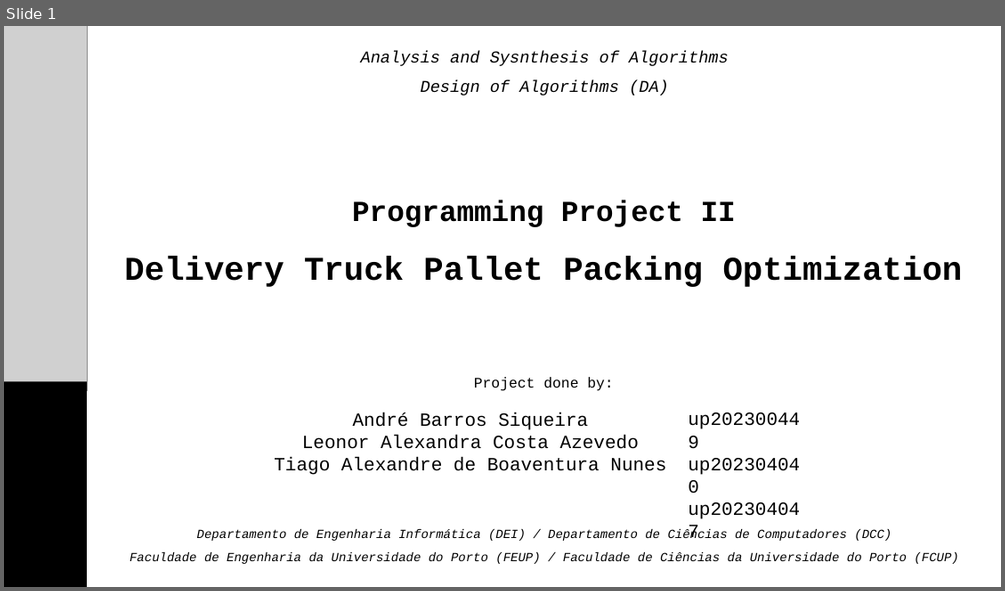
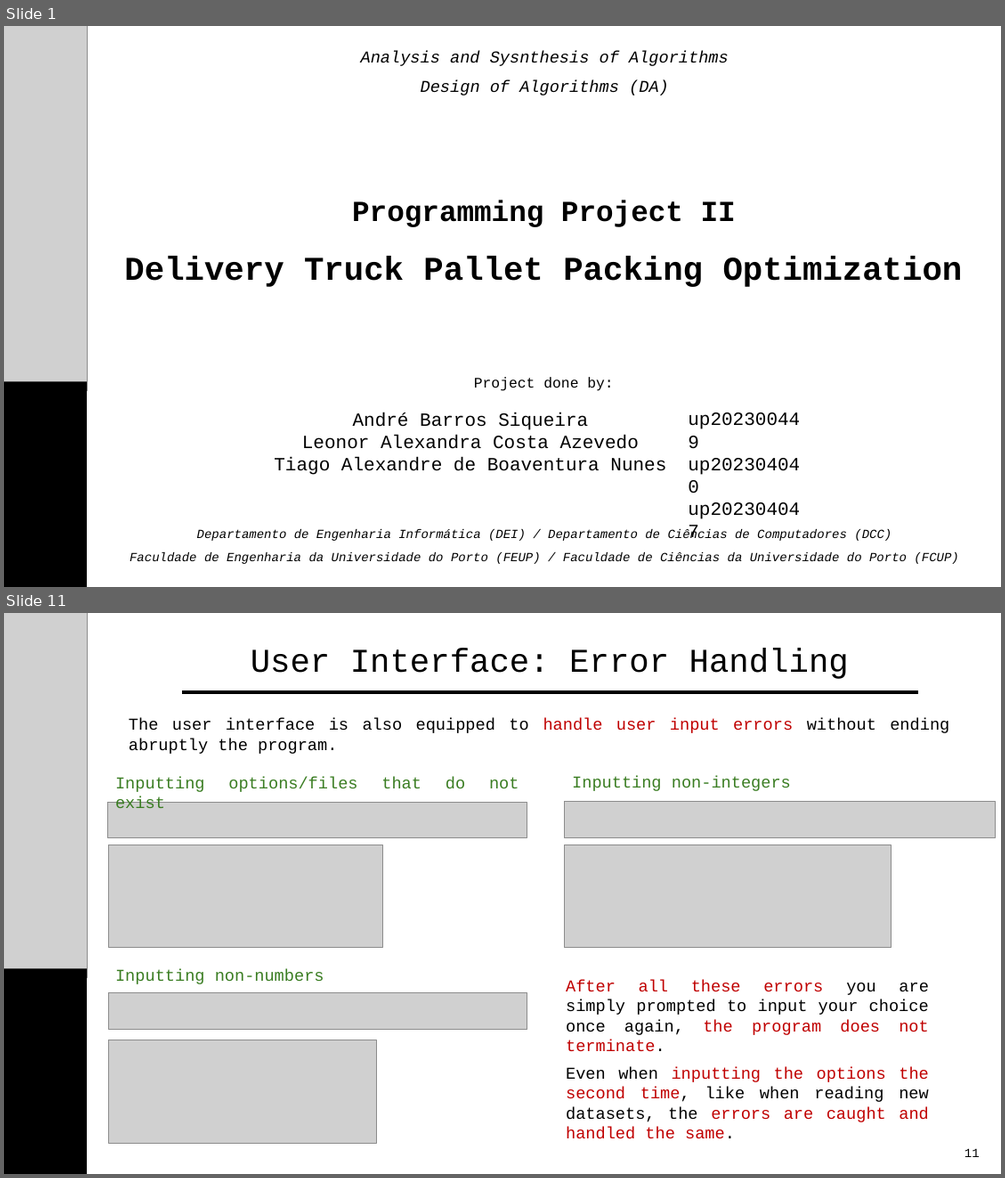
Before and after one commit to taguinhas/DA2425_PRJ2_G35, a slide deck: DA_P2_Presentation.pptx. Shown one above the other, each under a label of ours: slide 1 before the commit, slides 1 and 11 after it; the slides between them are not shown. The pictures are 1005x591 and 1005x1178 pixels, drawn with LibreOffice and Linux fonts; fonts in the diff are those of the drawing; grey boxes stand for pictures. Boxes give left, top, right and bottom in pixels: in the first picture for what was removed or moved away, otherwise in the second. Text is boxed around its words. In the diff, an @@ line names an element or a change of style, - is before the commit and + after.

```diff
--- a/DA_P2_Presentation.pptx
+++ b/DA_P2_Presentation.pptx
@@ slide 11 added at (4, 613, 1001, 1174), background #FFFFFF @@
@@ picture added at (4, 613, 87, 977) @@
@@ text added at (251, 648, 849, 679), 32 pt, text #000000 @@
+User Interface: Error Handling
@@ line added from (182, 692) to (918, 692), #000000 3 pt @@
@@ text added at (129, 718, 949, 754), 16 pt, text #000000 @@
+The user interface is also equipped to handle user input errors without ending abruptly the program.
@@ text added at (115, 777, 519, 792), 16 pt, text #3B7D23 @@
+Inputting options/files that do not exist
@@ text added at (572, 776, 791, 791), 16 pt, text #3B7D23 @@
+Inputting non-integers
@@ picture added at (108, 803, 526, 837) @@
@@ picture added at (565, 802, 995, 838) @@
@@ picture added at (109, 844, 382, 948) @@
@@ picture added at (565, 844, 890, 948) @@
@@ rectangle added at (4, 968, 87, 1174), fill #000000 @@
@@ text added at (115, 969, 324, 984), 16 pt, text #3B7D23 @@
+Inputting non-numbers
@@ text added at (566, 980, 929, 1051), 16 pt, text #000000 @@
+After all these errors you are simply prompted to input your choice once again, the program does not terminate.
@@ picture added at (109, 993, 527, 1030) @@
@@ picture added at (109, 1040, 376, 1143) @@
@@ text added at (566, 1067, 929, 1139), 16 pt, text #C00000 @@
+Even when inputting the options the second time, like when reading new datasets, the errors are caught and handled the same.
@@ text added at (964, 1148, 979, 1157), 12 pt, text #000000 @@
+11
```
Also in this commit, not shown: 4 slides changed, 9 other slides added, 11 slides removed.
